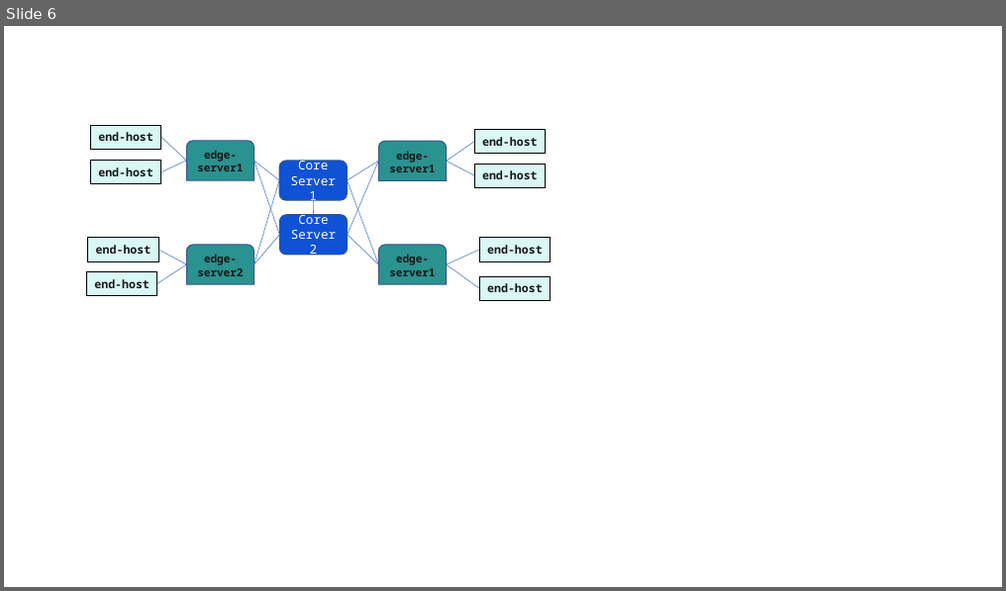
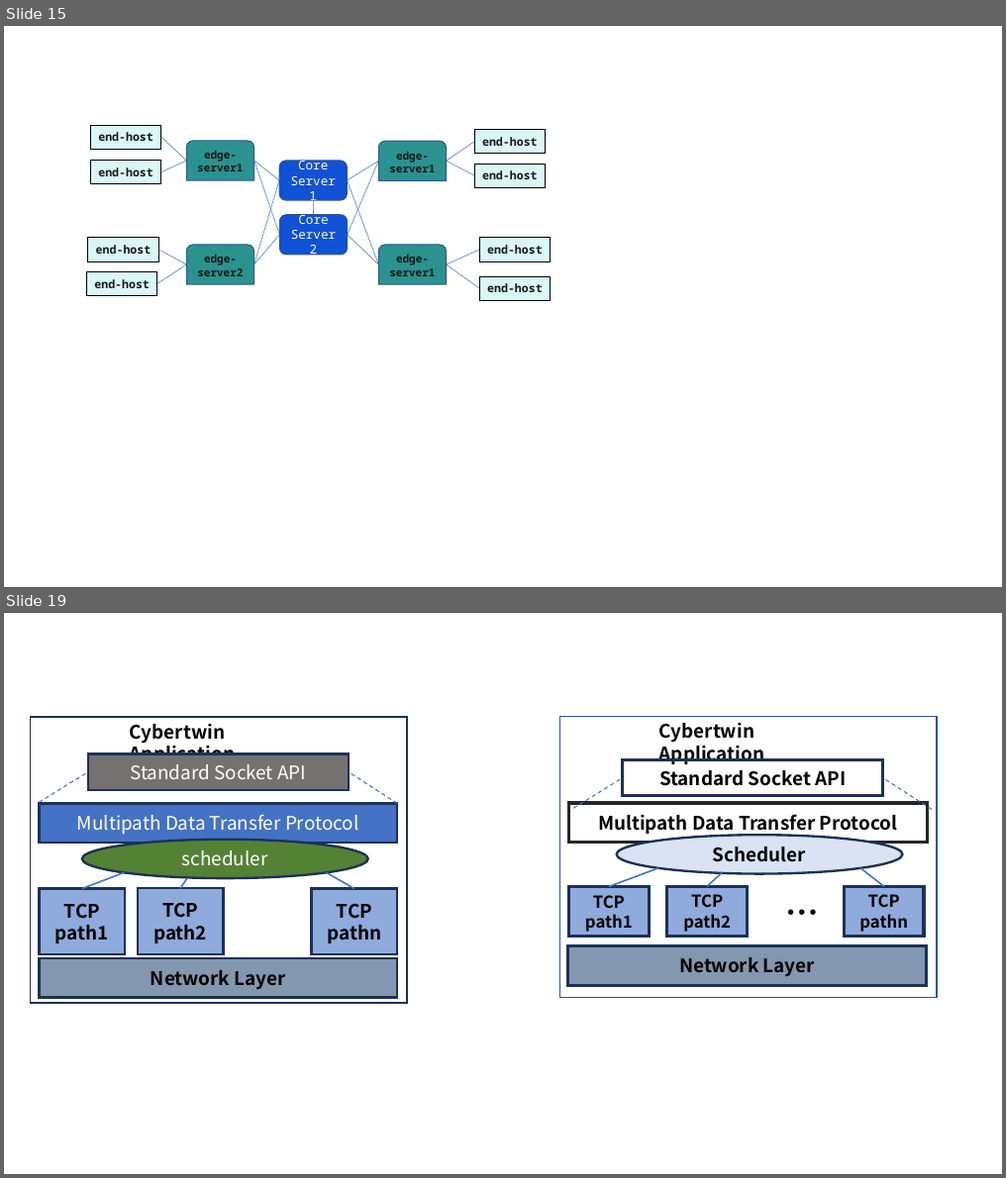
Before and after one commit to myk12/CybertwinSimPlot, a slide deck: arch/CybertwinSimArch.pptx. Shown one above the other, each under a label of ours: slide 6 before the commit, slides 15 and 19 after it; the slides between them are not shown. The pictures are 1006x591 and 1006x1178 pixels, drawn with LibreOffice and Linux fonts; fonts in the diff are those of the drawing. Boxes give left, top, right and bottom in pixels: in the first picture for what was removed or moved away, otherwise in the second. Text is boxed around its words. In the diff, an @@ line names an element or a change of style, - is before the commit and + after.

Commit message:
feat: Add CybertwinSim Architecture Figure

```diff
--- a/arch/CybertwinSimArch.pptx
+++ b/arch/CybertwinSimArch.pptx
@@ slide 19 added at (4,613,1002,1174), background #FFFFFF @@
@@ rectangle added at (30,717,408,1004), outline #1E3256 1.5 pt @@
@@ text added at (130,723,235,766), 18 pt, text #000000, bold @@
+Cybertwin Application
@@ rectangle added at (560,716,938,998), outline #2F5597 1.5 pt @@
@@ text added at (659,722,764,764), 18 pt, text #000000, bold @@
+Cybertwin Application
@@ rectangle added at (88,754,349,789), fill #767171, outline #1E3256 2.25 pt, 18 pt, text #FFFFFF @@
+Standard Socket API
@@ rectangle added at (623,760,883,796), outline #1E3256 3 pt, 18 pt, text #000000, bold @@
+Standard Socket API
@@ line added from (40, 802) to (88, 771), #4472C4 1 pt dashed @@
@@ line added from (397, 803) to (349, 771), #4472C4 1 pt dashed @@
@@ line added from (573, 808) to (623, 777), #4472C4 1 pt dashed @@
@@ line added from (932, 809) to (883, 777), #4472C4 1 pt dashed @@
@@ rectangle added at (40,804,398,843), fill #4472C4, outline #1E3256 2.25 pt, 18 pt, text #FFFFFF @@
+Multipath Data Transfer Protocol
@@ rectangle added at (569,803,928,842), outline #262626 3 pt, 18 pt, text #000000, bold @@
+Multipath Data Transfer Protocol
@@ ellipse added at (82,840,368,878), fill #548235, outline #1E3256 2.25 pt, 18 pt, text #FFFFFF @@
+scheduler
@@ ellipse added at (617,836,902,874), fill #DAE3F3, outline #1E3256 2.25 pt, 18 pt, text #000000, bold @@
+Scheduler
@@ line added from (82, 889) to (124, 872), #4472C4 1.5 pt @@
@@ line added from (180, 888) to (187, 878), #4472C4 1.5 pt @@
@@ line added from (354, 889) to (326, 872), #4472C4 1.5 pt @@
@@ line added from (609, 887) to (658, 868), #4472C4 1.5 pt @@
@@ line added from (707, 886) to (722, 872), #4472C4 1.5 pt @@
@@ line added from (884, 886) to (860, 868), #4472C4 1.5 pt @@
@@ rectangle added at (40,889,126,956), fill #8FAADC, outline #1E3256 2.25 pt, 18 pt, text #000000, bold @@
+TCP path1
@@ rectangle added at (138,888,224,955), fill #8FAADC, outline #1E3256 2.25 pt, 18 pt, text #000000, bold @@
+TCP path2
@@ rectangle added at (312,889,398,956), fill #8FAADC, outline #1E3256 2.25 pt, 18 pt, text #000000, bold @@
+TCP pathn
@@ rectangle added at (569,887,649,937), fill #8FAADC, outline #1E3256 3 pt, 16 pt, text #000000, bold @@
+TCP path1
@@ rectangle added at (667,886,747,936), fill #8FAADC, outline #1E3256 3 pt, 16 pt, text #000000, bold @@
+TCP path2
@@ text added at (778,888,821,937), 32 pt, text #000000, bold @@
+…
@@ rectangle added at (844,886,924,936), fill #8FAADC, outline #1E3256 3 pt, 16 pt, text #000000, bold @@
+TCP pathn
@@ rectangle added at (40,959,398,998), fill #8497B0, outline #1E3256 2.25 pt, 18 pt, text #000000, bold @@
+Network Layer
@@ rectangle added at (567,947,927,985), fill #8497B0, outline #1E3256 3 pt, 18 pt, text #000000, bold @@
+Network Layer
@@ what was slide 6 is now slide 15 @@
```
Also in this commit, not shown: 5 slides changed, 15 other slides added.
